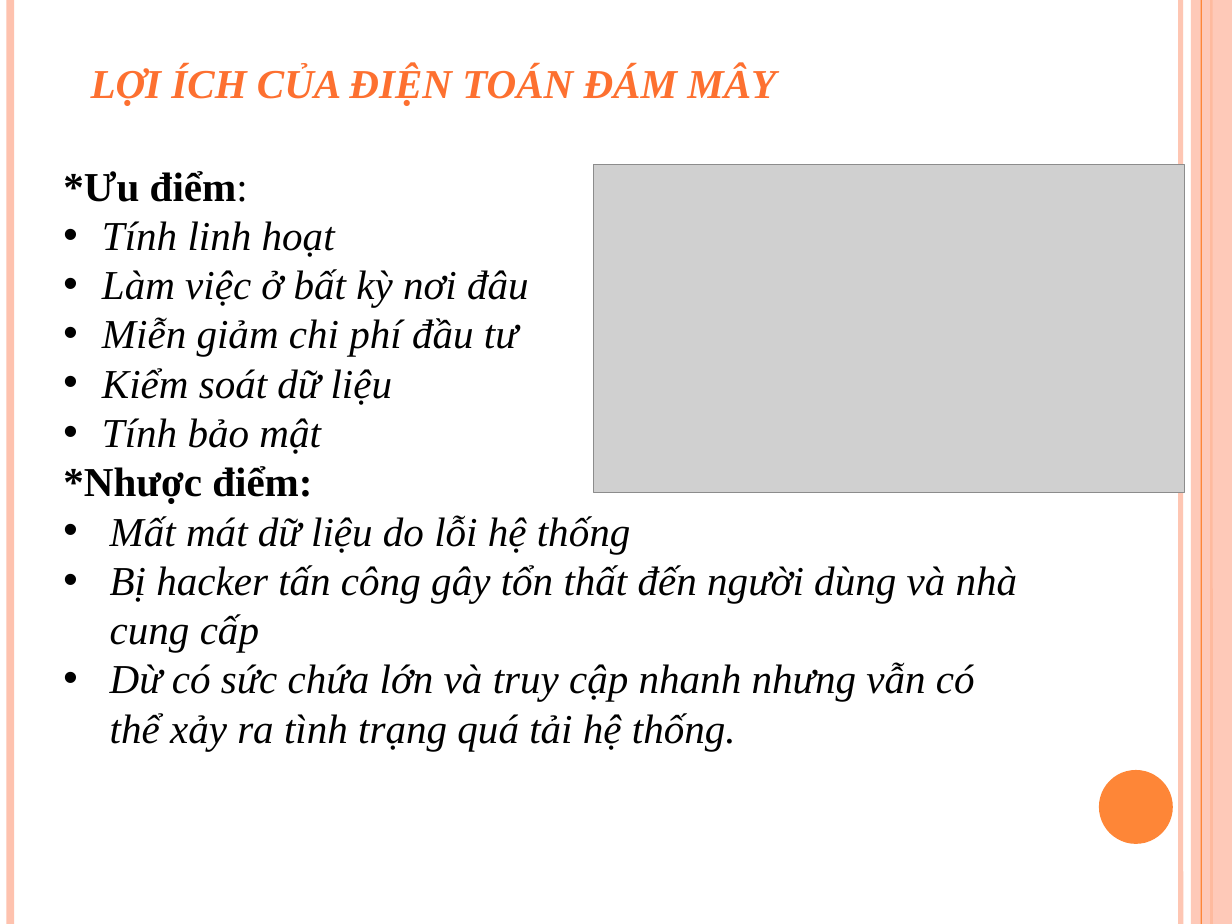
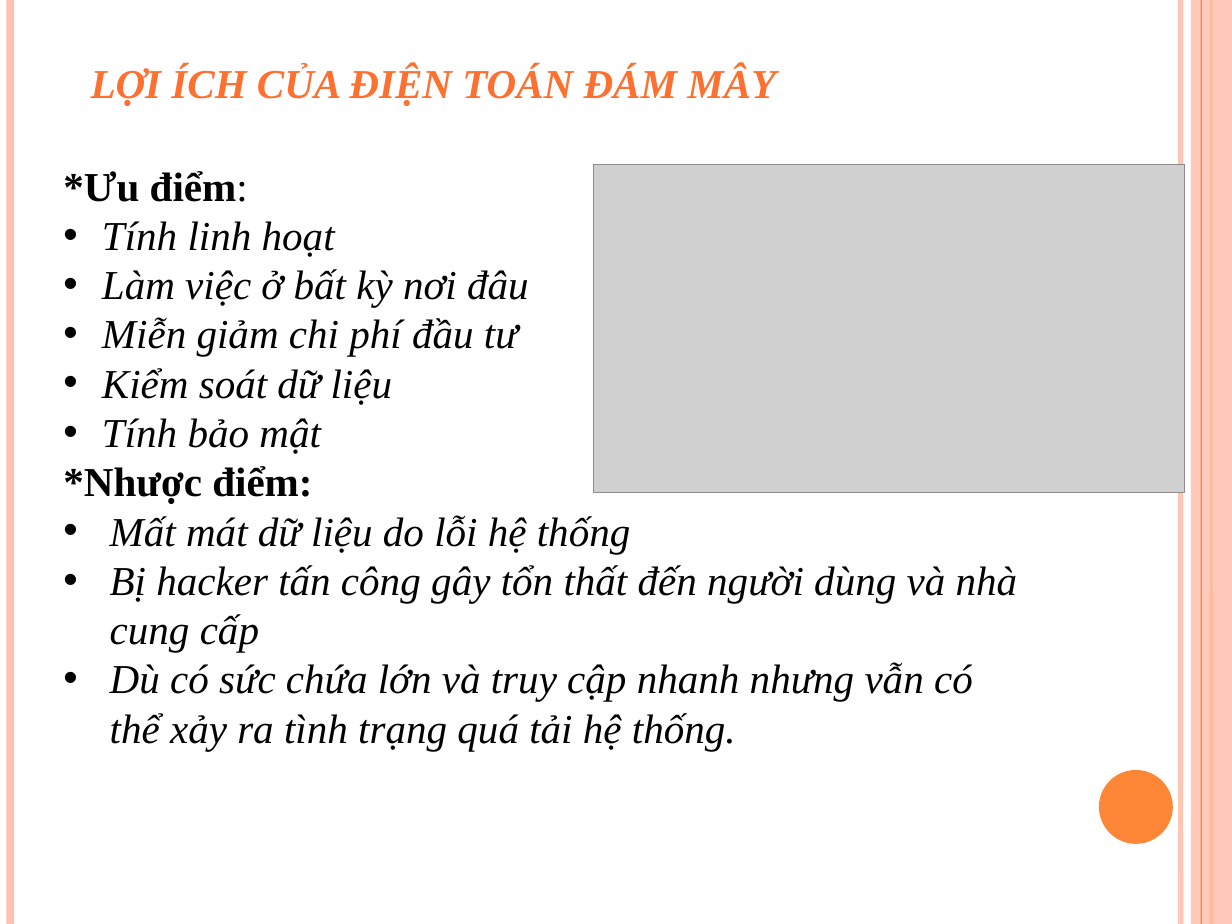
Before and after one commit to hongduong11/INF205_Nhom1_QLBH, a slide deck: slide 9 of Nhom1_Slide Bao ve.pptx. Drawn at 1232x924 pixels with LibreOffice and Linux fonts; fonts in the diff are those of the drawing; grey boxes stand for pictures. Boxes give left, top, right and bottom in pixels: in the first picture for what was removed or moved away, otherwise in the second. Text is boxed around its words. In the diff, an @@ line names an element or a change of style, - is before the commit and + after.

Commit message:
up tiep

```diff
--- a/Nhom1_Slide Bao ve.pptx
+++ b/Nhom1_Slide Bao ve.pptx
@@ text at (110, 662, 973, 751): text changed @@
-• Dừ có sức chứa lớn và truy cập nhanh nhưng vẫn có thể xảy ra tình trạng quá tải hệ thống.
+• Dù có sức chứa lớn và truy cập nhanh nhưng vẫn có thể xảy ra tình trạng quá tải hệ thống.
```
